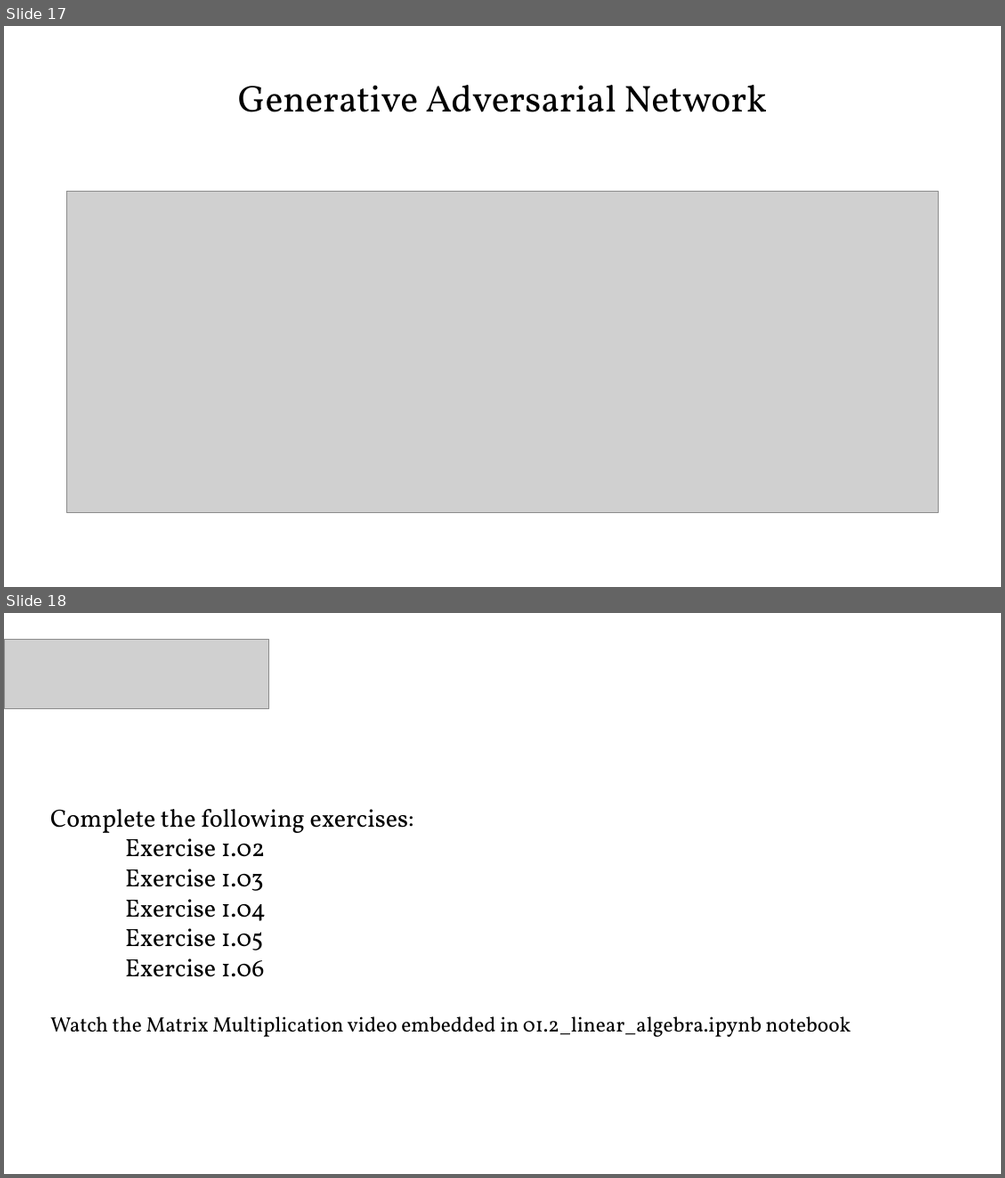
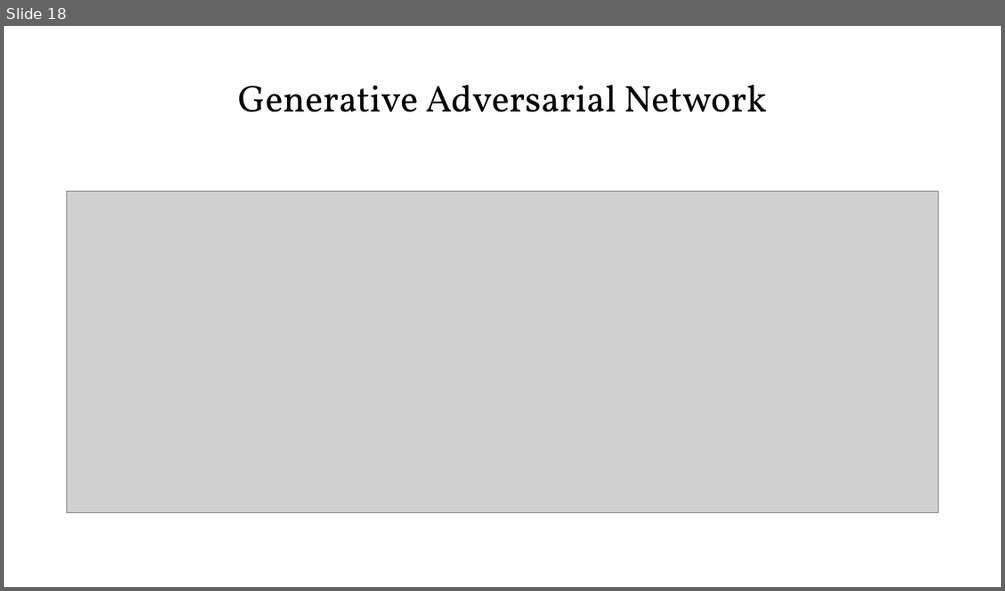
Before and after one commit to PracticumAI/deep_learning, a slide deck: presentations/01_deep_learn_intro.pptx. Shown one above the other, each under a label of ours: slides 17 and 18 before the commit, slide 18 after it. The pictures are 1005x1178 and 1005x591 pixels, drawn with LibreOffice and Linux fonts; fonts in the diff are those of the drawing; grey boxes stand for pictures. Boxes give left, top, right and bottom in pixels: in the first picture for what was removed or moved away, otherwise in the second. Text is boxed around its words. In the diff, an @@ line names an element or a change of style, - is before the commit and + after.

```diff
--- a/presentations/01_deep_learn_intro.pptx
+++ b/presentations/01_deep_learn_intro.pptx
@@ slide 18 removed at (4,613,1001,1174), background #FFFFFF @@
@@ picture removed at (4,639,268,708) @@
@@ text removed at (50,809,851,1037) @@
-Complete the following exercises:
-Exercise 1.02
-Exercise 1.03
-Exercise 1.04
-Exercise 1.05
-Exercise 1.06
-Watch the Matrix Multiplication video embedded in 01.2_linear_algebra.ipynb notebook
@@ what was slide 17 is now slide 18 @@
```
Also in this commit, not shown: 1 slide added.
